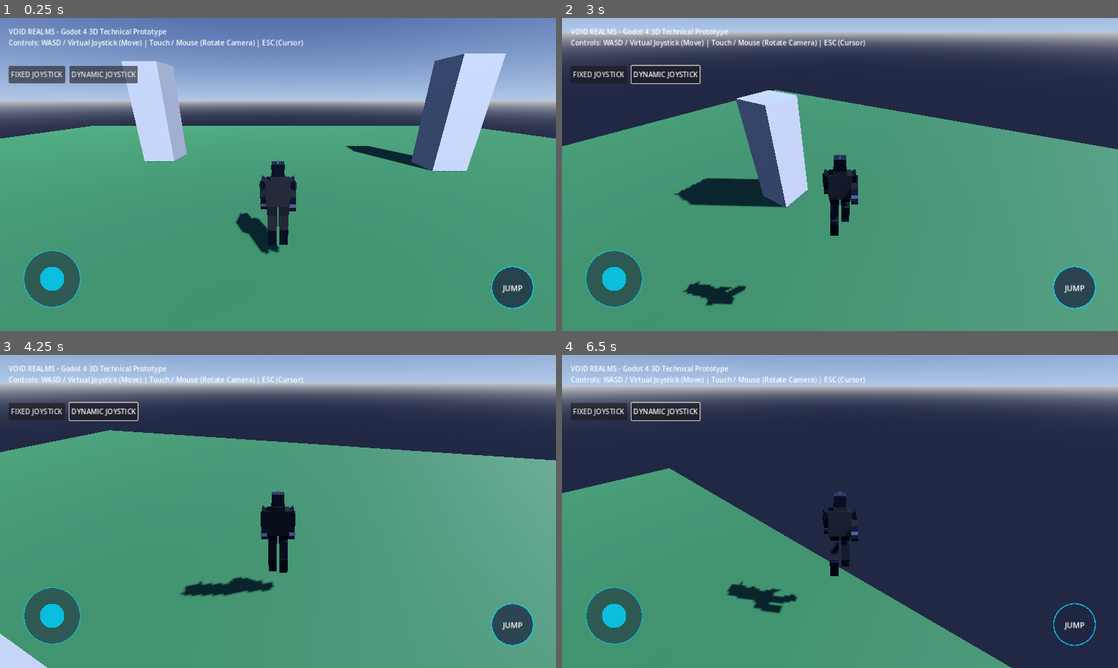
Above: before the commit, frames 1-4 (two rows, left to right).
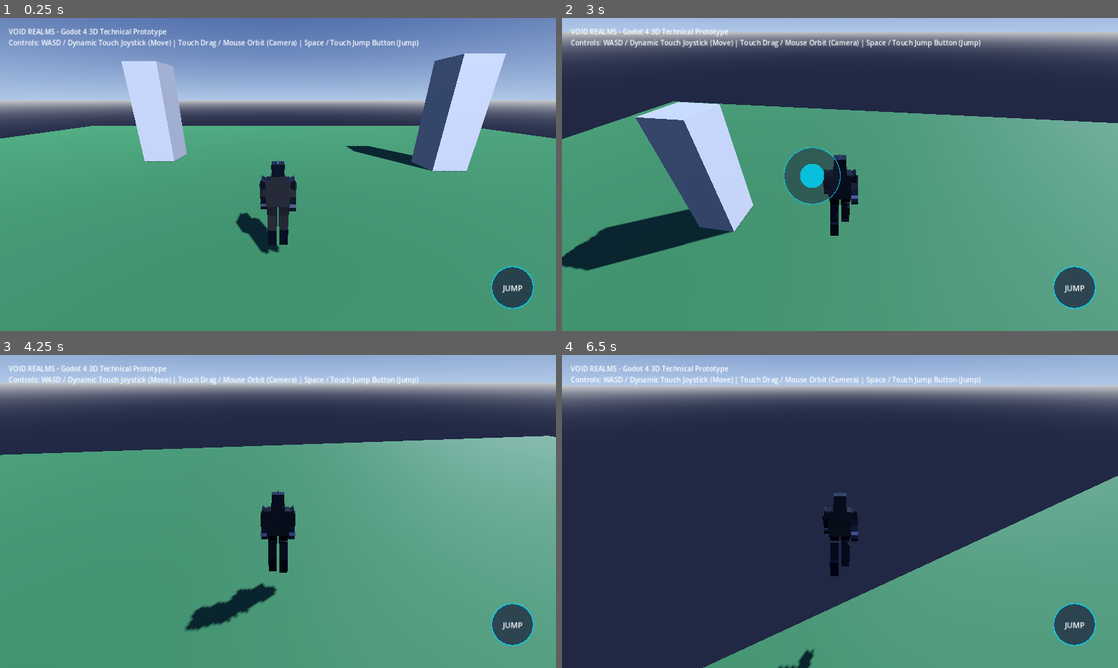
Above: after the commit, the same moments.

Repository: salihakilicer6-prog/Void-realms
Game: Godot game, scene res://scenes/Main3D.tscn
The game is run twice, just before and just after one commit, with the same random seed, the same clock (stepped at 60 frames per second) and the same inputs.
Inputs (mouse positions are in pixels of both pictures, inside the frame that each line leads up to):
- Up to frame 1 (0.25 s): no input
- Up to frame 2 (3 s): click (600, 74) at 0.5 s, where only the run before the commit has a clickable "FIXED JOYSTICK"; click (667, 74) at 1.25 s, where only the run before the commit has a clickable "DYNAMIC JOYSTICK"; tap Enter (ui_accept) at 2 s; move the mouse to (867, 174) at 2.02 s; hold W (move_forward) from 2.03 s (still down); click (867, 174) at 2.17 s; tap Space (jump) at 2.27, 2.57 s; move the mouse to (812, 174) at 2.77 s; click (812, 174) at 2.92 s
- Up to frame 3 (4.25 s): keep holding W (move_forward); tap Space (jump) at 3.02, 3.32 s; move the mouse to (289, 505) at 3.52 s; click (289, 505) at 3.67 s
- Up to frame 4 (6.5 s): keep holding W (move_forward); move the mouse to (834, 517) at 4.27 s; click (834, 517) at 4.42 s; tap Space (jump) at 4.52, 4.82, 5.27, 5.57, 6.02, 6.32 s; move the mouse to (878, 514) at 5.02 s; click (878, 514) at 5.17 s; move the mouse to (795, 508) at 5.77 s; click (795, 508) at 5.92 s

The runs differ from the first frame. In frame 1, 3.5% of the frame differs, in the area x 1-76%, y 6-93%; in frame 2, 18%; in frame 3, 8.9%; in frame 4, 41%, in the area x 0-100%, y 6-100%.

Commit message:
fix(godot): refine dynamic joystick and procedural jump animation system
- Remove on-screen joystick mode selector button (JoystickModeSelector.gd) and scene references
- Make Roblox-style dynamic joystick the default and exclusive mobile joystick in VirtualJoystick.gd
- Refine procedural character animation state flow in ShadowWarriorModel.gd for JUMP, FALL, LANDING, and grounded movement
- Trigger jump poses directly from physics velocity and is_on_floor() state
- Preserve camera orbit, collision shapes, armored helmet visuals, and server network interfaces

Co-authored-by: salihakilicer6-prog <240379350+salihakilicer6-prog@users.noreply.github.com>

Diff:
--- a/godot_client/scenes/Main3D.tscn
+++ b/godot_client/scenes/Main3D.tscn
@@ -1,10 +1,9 @@
-[gd_scene load_steps=14 format=3 uid="uid://c3d_proto_001"]
+[gd_scene load_steps=13 format=3 uid="uid://c3d_proto_001"]
 
 [ext_resource type="Script" path="res://scripts/character/Player3DController.gd" id="1_player_script"]
 [ext_resource type="Script" path="res://scripts/ui/VirtualJoystick.gd" id="2_joystick_script"]
 [ext_resource type="Script" path="res://scripts/character/ShadowWarriorModel.gd" id="3_model_script"]
 [ext_resource type="Script" path="res://scripts/ui/JumpButton.gd" id="4_jump_script"]
-[ext_resource type="Script" path="res://scripts/ui/JoystickModeSelector.gd" id="5_selector_script"]
 
 [sub_resource type="ProceduralSkyMaterial" id="ProceduralSkyMaterial_sky"]
 sky_top_color = Color(0.18, 0.25, 0.45, 1)
@@ -34,40 +33,6 @@
 [sub_resource type="CapsuleShape3D" id="CapsuleShape3D_player"]
 radius = 0.4
 height = 1.8
-
-[sub_resource type="BoxMesh" id="BoxMesh_head"]
-size = Vector3(0.36, 0.36, 0.36)
-
-[sub_resource type="StandardMaterial3D" id="StandardMaterial3D_skin"]
-albedo_color = Color(0.85, 0.65, 0.5, 1)
-
-[sub_resource type="BoxMesh" id="BoxMesh_visor"]
-size = Vector3(0.28, 0.1, 0.08)
-
-[sub_resource type="StandardMaterial3D" id="StandardMaterial3D_visor"]
-albedo_color = Color(0.0, 0.85, 1.0, 1)
-roughness = 0.2
-emission_enabled = true
-emission = Color(0.0, 0.85, 1.0, 1)
-
-[sub_resource type="BoxMesh" id="BoxMesh_torso"]
-size = Vector3(0.55, 0.65, 0.3)
-
-[sub_resource type="StandardMaterial3D" id="StandardMaterial3D_armor"]
-albedo_color = Color(0.18, 0.25, 0.45, 1)
-roughness = 0.4
-
-[sub_resource type="BoxMesh" id="BoxMesh_arm"]
-size = Vector3(0.2, 0.6, 0.2)
-
-[sub_resource type="StandardMaterial3D" id="StandardMaterial3D_arm"]
-albedo_color = Color(0.22, 0.3, 0.5, 1)
-
-[sub_resource type="BoxMesh" id="BoxMesh_leg"]
-size = Vector3(0.22, 0.7, 0.22)
-
-[sub_resource type="StandardMaterial3D" id="StandardMaterial3D_leg"]
-albedo_color = Color(0.12, 0.15, 0.25, 1)
 
 [sub_resource type="BoxMesh" id="BoxMesh_pillar"]
 size = Vector3(2, 6, 2)
@@ -145,26 +110,15 @@
 offset_right = 550.0
 offset_bottom = 100.0
 text = "VOID REALMS - Godot 4 3D Technical Prototype
-Controls: WASD / Virtual Joystick (Move) | Touch / Mouse (Rotate Camera) | ESC (Cursor)"
-
-[node name="JoystickModeSelector" type="HBoxContainer" parent="UI"]
-offset_left = 20.0
-offset_top = 110.0
-offset_right = 320.0
-offset_bottom = 150.0
-theme_override_constants/separation = 10
-script = ExtResource("5_selector_script")
+Controls: WASD / Dynamic Touch Joystick (Move) | Touch Drag / Mouse Orbit (Camera) | Space / Touch Jump Button (Jump)"
 
 [node name="VirtualJoystick" type="Control" parent="UI"]
 layout_mode = 3
-anchors_preset = 2
-anchor_top = 1.0
+anchors_preset = 15
+anchor_right = 0.5
 anchor_bottom = 1.0
-offset_left = 40.0
-offset_top = -200.0
-offset_right = 200.0
-offset_bottom = -40.0
-grow_vertical = 0
+grow_horizontal = 2
+grow_vertical = 2
 script = ExtResource("2_joystick_script")
 
 [node name="JumpButton" type="Control" parent="UI"]
--- a/godot_client/scripts/ui/JoystickModeSelector.gd
+++ /dev/null
@@ -1,53 +0,0 @@
-# Two-Option Joystick Mode Selector UI (VOID REALMS)
-# Features dedicated [ FIXED ] and [ DYNAMIC ] buttons with active visual state highlights.
-
-extends HBoxContainer
-
-@export var joystick_path: NodePath = "^../VirtualJoystick"
-var joystick: VoidRealmsVirtualJoystick
-
-var fixed_button: Button
-var dynamic_button: Button
-
-func _ready() -> void:
-	# Ensure touch/click input on selector buttons does not leak into camera rotation
-	mouse_filter = Control.MOUSE_FILTER_STOP
-	_create_selector_buttons()
-
-	joystick = get_node_or_null(joystick_path) as VoidRealmsVirtualJoystick
-	if joystick:
-		joystick.mode_changed.connect(_on_mode_changed)
-		_update_visual_states(joystick.is_dynamic_mode)
-
-func _create_selector_buttons() -> void:
-	fixed_button = Button.new()
-	fixed_button.name = "FixedButton"
-	fixed_button.text = "FIXED JOYSTICK"
-	fixed_button.custom_minimum_size = Vector2(130, 38)
-	fixed_button.pressed.connect(func(): _set_mode(false))
-	add_child(fixed_button)
-
-	dynamic_button = Button.new()
-	dynamic_button.name = "DynamicButton"
-	dynamic_button.text = "DYNAMIC JOYSTICK"
-	dynamic_button.custom_minimum_size = Vector2(140, 38)
-	dynamic_button.pressed.connect(func(): _set_mode(true))
-	add_child(dynamic_button)
-
-func _set_mode(is_dynamic: bool) -> void:
-	if not joystick:
-		joystick = get_node_or_null(joystick_path) as VoidRealmsVirtualJoystick
-	if joystick:
-		joystick.set_dynamic_mode(is_dynamic)
-
-func _on_mode_changed(is_dynamic: bool) -> void:
-	_update_visual_states(is_dynamic)
-
-func _update_visual_states(is_dynamic: bool) -> void:
-	if fixed_button and dynamic_button:
-		if is_dynamic:
-			fixed_button.text = "FIXED"
-			dynamic_button.text = "[ DYNAMIC ACTIVE ]"
-		else:
-			fixed_button.text = "[ FIXED ACTIVE ]"
-			dynamic_button.text = "DYNAMIC"
--- a/godot_client/scripts/ui/VirtualJoystick.gd
+++ b/godot_client/scripts/ui/VirtualJoystick.gd
@@ -1,13 +1,9 @@
-# Virtual Joystick for Touch / Android & Desktop testing (VOID REALMS)
-# Supports both Roblox-style Dynamic (Floating) Joystick and Fixed Joystick modes.
-# Features persistent settings via ConfigFile.
+# Roblox-Style Dynamic (Floating) Virtual Joystick (VOID REALMS)
+# Covers left movement area of screen. Centers at touch location, follows finger drag, and resets on release.
 
 extends Control
 class_name VoidRealmsVirtualJoystick
 
-signal mode_changed(is_dynamic: bool)
-
-@export var is_dynamic_mode: bool = false
 @export var base_radius: float = 65.0
 @export var knob_radius: float = 28.0
 @export var max_distance: float = 55.0
@@ -23,68 +19,29 @@
 var touch_index: int = -1
 var is_active: bool = false
 
-const CONFIG_PATH := "user://joystick_config.cfg"
-
 func _ready() -> void:
 	visible = true
-	_load_mode_setting()
-	_apply_mode_layout()
+	_apply_layout()
 	queue_redraw()
 
-func _load_mode_setting() -> void:
-	var cfg = ConfigFile.new()
-	if cfg.load(CONFIG_PATH) == OK:
-		is_dynamic_mode = cfg.get_value("controls", "dynamic_joystick", false)
-
-func _save_mode_setting() -> void:
-	var cfg = ConfigFile.new()
-	cfg.set_value("controls", "dynamic_joystick", is_dynamic_mode)
-	cfg.save(CONFIG_PATH)
-
-func set_dynamic_mode(enabled: bool) -> void:
-	is_dynamic_mode = enabled
-	_save_mode_setting()
-	_reset_joystick()
-	_apply_mode_layout()
-	emit_signal("mode_changed", is_dynamic_mode)
-	queue_redraw()
-
-func _apply_mode_layout() -> void:
-	if is_dynamic_mode:
-		# Dynamic mode covers left movement area
-		anchors_preset = Control.PRESET_FULL_RECT
-		anchor_left = 0.0
-		anchor_top = 0.0
-		anchor_right = 0.5
-		anchor_bottom = 1.0
-		offset_left = 0.0
-		offset_top = 0.0
-		offset_right = 0.0
-		offset_bottom = 0.0
-	else:
-		# Fixed mode anchored at bottom-left
-		anchors_preset = Control.PRESET_BOTTOM_LEFT
-		anchor_left = 0.0
-		anchor_top = 1.0
-		anchor_right = 0.0
-		anchor_bottom = 1.0
-		offset_left = 40.0
-		offset_top = -200.0
-		offset_right = 200.0
-		offset_bottom = -40.0
-
-func toggle_mode() -> void:
-	set_dynamic_mode(not is_dynamic_mode)
+func _apply_layout() -> void:
+	# Dynamic mode covers left movement area of screen
+	anchors_preset = Control.PRESET_FULL_RECT
+	anchor_left = 0.0
+	anchor_top = 0.0
+	anchor_right = 0.5
+	anchor_bottom = 1.0
+	offset_left = 0.0
+	offset_top = 0.0
+	offset_right = 0.0
+	offset_bottom = 0.0
+	mouse_filter = Control.MOUSE_FILTER_STOP
 
 func _draw() -> void:
-	if not is_active and is_dynamic_mode:
-		return # Hide in dynamic mode when inactive
+	if not is_active:
+		return # Hide base and knob when joystick is not active
 
-	var local_center: Vector2
-	if is_dynamic_mode:
-		local_center = get_global_transform().affine_inverse() * dynamic_center
-	else:
-		local_center = size * 0.5
+	var local_center: Vector2 = get_global_transform().affine_inverse() * dynamic_center
 
 	# Draw Joystick Base
 	draw_circle(local_center, base_radius, base_color)
@@ -94,72 +51,40 @@
 	draw_circle(local_center + knob_position, knob_radius, knob_color)
 
 func _gui_input(event: InputEvent) -> void:
-	if is_dynamic_mode:
-		# DYNAMIC MODE GUI HANDLER (Captured within left movement Control rect)
-		if event is InputEventScreenTouch:
-			if event.pressed and touch_index == -1:
-				touch_index = event.index
-				dynamic_center = event.position
-				_update_knob_from_center(event.position, dynamic_center)
-				accept_event()
-			elif not event.pressed and event.index == touch_index:
-				_reset_joystick()
-				accept_event()
-
-		elif event is InputEventScreenDrag and event.index == touch_index:
+	# DYNAMIC JOYSTICK GUI HANDLER (Captured within left movement Control rect)
+	if event is InputEventScreenTouch:
+		if event.pressed and touch_index == -1:
+			touch_index = event.index
+			dynamic_center = event.position
 			_update_knob_from_center(event.position, dynamic_center)
 			accept_event()
+		elif not event.pressed and event.index == touch_index:
+			_reset_joystick()
+			accept_event()
 
-		elif event is InputEventMouseButton and event.button_index == MOUSE_BUTTON_LEFT:
-			if event.pressed and touch_index == -1:
-				touch_index = 999
-				dynamic_center = event.position
-				_update_knob_from_center(event.position, dynamic_center)
-				accept_event()
-			elif not event.pressed and touch_index == 999:
-				_reset_joystick()
-				accept_event()
+	elif event is InputEventScreenDrag and event.index == touch_index:
+		_update_knob_from_center(event.position, dynamic_center)
+		accept_event()
 
-		elif event is InputEventMouseMotion and touch_index == 999:
+	elif event is InputEventMouseButton and event.button_index == MOUSE_BUTTON_LEFT:
+		if event.pressed and touch_index == -1:
+			touch_index = 999
+			dynamic_center = event.position
 			_update_knob_from_center(event.position, dynamic_center)
 			accept_event()
-
-	else:
-		# FIXED MODE HANDLER
-		if event is InputEventScreenTouch:
-			if event.pressed and touch_index == -1:
-				touch_index = event.index
-				_update_knob_from_center(event.position, size * 0.5)
-				accept_event()
-			elif not event.pressed and event.index == touch_index:
-				_reset_joystick()
-				accept_event()
-
-		elif event is InputEventScreenDrag and event.index == touch_index:
-			_update_knob_from_center(event.position, size * 0.5)
+		elif not event.pressed and touch_index == 999:
+			_reset_joystick()
 			accept_event()
 
-		elif event is InputEventMouseButton:
-			if event.button_index == MOUSE_BUTTON_LEFT:
-				if event.pressed and touch_index == -1:
-					touch_index = 999
-					_update_knob_from_center(event.position, size * 0.5)
-					accept_event()
-				elif not event.pressed and touch_index == 999:
-					_reset_joystick()
-					accept_event()
-
-		elif event is InputEventMouseMotion and touch_index == 999:
-			_update_knob_from_center(event.position, size * 0.5)
-			accept_event()
+	elif event is InputEventMouseMotion and touch_index == 999:
+		_update_knob_from_center(event.position, dynamic_center)
+		accept_event()
 
 func _input(event: InputEvent) -> void:
 	# Global fallback for touch drags moving outside the Control bounds
 	if touch_index != -1 and touch_index != 999:
 		if event is InputEventScreenDrag and event.index == touch_index:
-			var center_pos = dynamic_center if is_dynamic_mode else size * 0.5
-			var pos = event.position if is_dynamic_mode else (get_global_transform().affine_inverse() * event.position)
-			_update_knob_from_center(pos, center_pos)
+			_update_knob_from_center(event.position, dynamic_center)
 			get_viewport().set_input_as_handled()
 		elif event is InputEventScreenTouch and not event.pressed and event.index == touch_index:
 			_reset_joystick()
@@ -167,9 +92,7 @@
 
 	elif touch_index == 999:
 		if event is InputEventMouseMotion:
-			var center_pos = dynamic_center if is_dynamic_mode else size * 0.5
-			var pos = event.position if is_dynamic_mode else (get_global_transform().affine_inverse() * event.position)
-			_update_knob_from_center(pos, center_pos)
+			_update_knob_from_center(event.position, dynamic_center)
 		elif event is InputEventMouseButton and event.button_index == MOUSE_BUTTON_LEFT and not event.pressed:
 			_reset_joystick()
 
